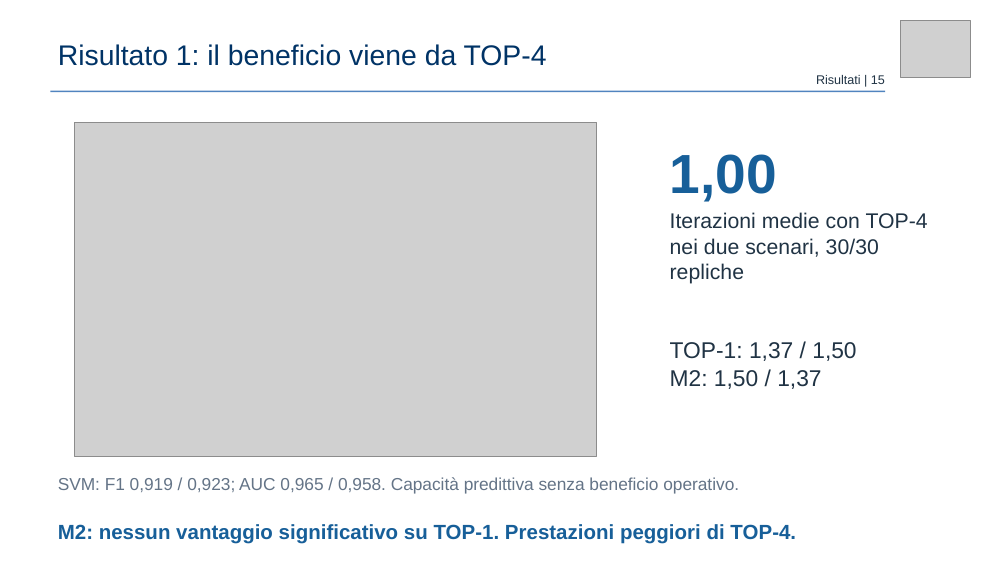
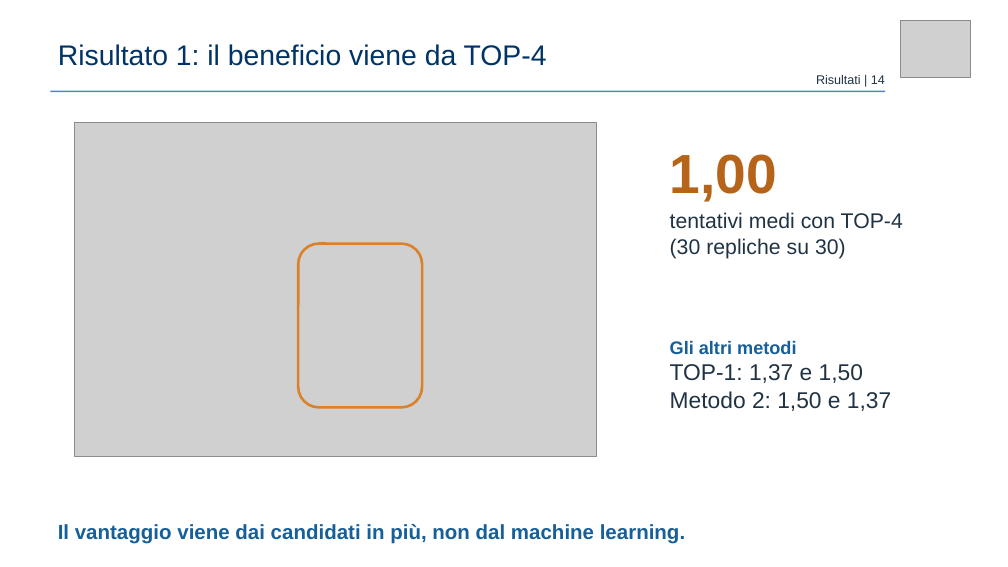
Before and after one commit to claudio-dragotta/shor-nisq-qec-thesis, a slide deck: slide 14 of presentazione/pptx prova/Dragotta Claudio.pptx (slide 15 before the commit). Drawn at 1008x567 pixels with LibreOffice and Linux fonts; fonts in the diff are those of the drawing; grey boxes stand for pictures. Boxes give left, top, right and bottom in pixels: in the first picture for what was removed or moved away, otherwise in the second. Text is boxed around its words. In the diff, an @@ line names an element or a change of style, - is before the commit and + after.

```diff
--- a/presentazione/pptx prova/Dragotta Claudio.pptx
+++ b/presentazione/pptx prova/Dragotta Claudio.pptx
@@ text at <box>816,75,885,84</box>: text changed @@
-Risultati | 15
+Risultati | 14
@@ text "1,00" at <box>670,154,777,202</box>: text colour #175F99 to #B5641A @@
@@ text at <box>670,212,903,259</box>: text changed @@
-Iterazioni medie con TOP-4
-nei due scenari, 30/30 repliche
+tentativi medi con TOP-4
+(30 repliche su 30)
@@ rounded rectangle added at <box>298,243,422,408</box>, outline #D9822B 2.5 pt @@
@@ text at <box>670,341,891,411</box>: text changed @@
-TOP-1: 1,37 / 1,50
-M2: 1,50 / 1,37
+Gli altri metodi
+TOP-1: 1,37 e 1,50
+Metodo 2: 1,50 e 1,37
@@ text removed at <box>58,477,739,494</box> @@
-SVM: F1 0,919 / 0,923; AUC 0,965 / 0,958. Capacità predittiva senza beneficio operativo.
@@ text at <box>58,524,685,544</box>: text changed @@
-M2: nessun vantaggio significativo su TOP-1. Prestazioni peggiori di TOP-4.
+Il vantaggio viene dai candidati in più, non dal machine learning.
```
Also in this commit, not shown: 16 other slides changed, 1 slide added, 1 slide removed, 5 other files.
